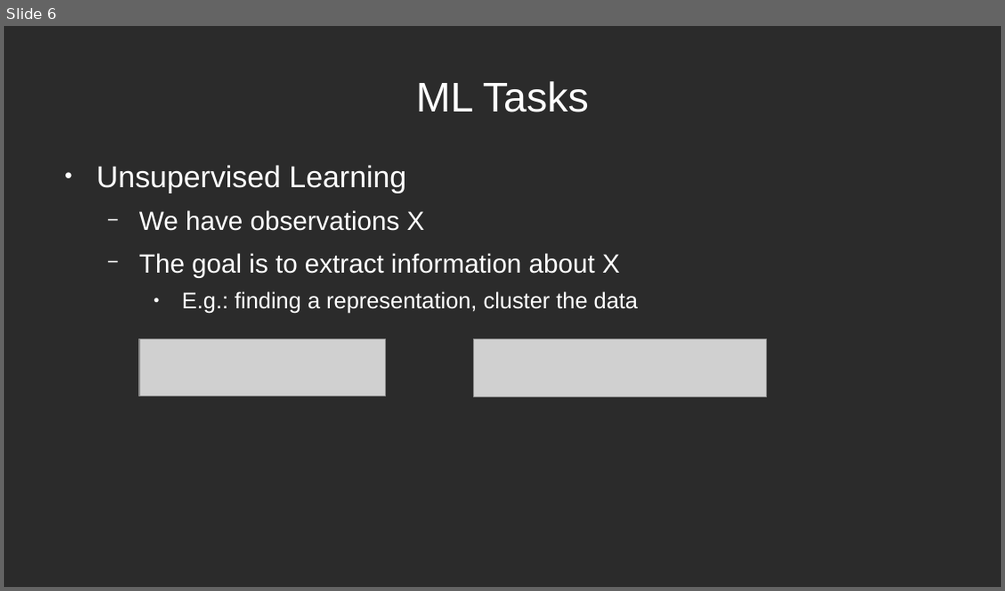
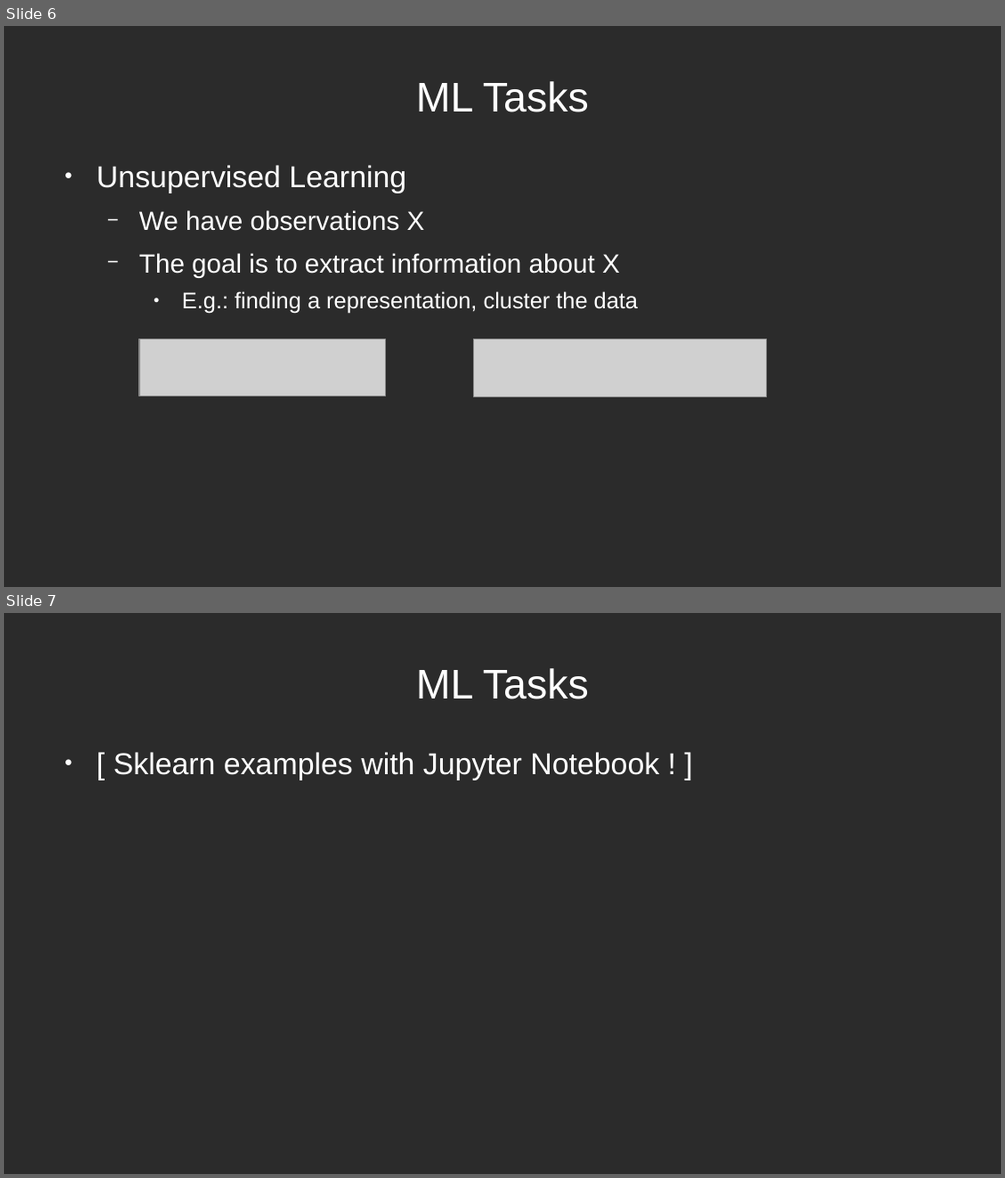
Before and after one commit to main-training/main-training-nilearn-ml, a slide deck: 01_intro_ml_slides.odp. Shown one above the other, each under a label of ours: slide 6 before the commit, slides 6 and 7 after it. The pictures are 1005x591 and 1005x1178 pixels, drawn with LibreOffice and Linux fonts; fonts in the diff are those of the drawing; grey boxes stand for pictures; background and template pictures are left out; a plain dark background stands for a picture behind light text. Boxes give left, top, right and bottom in pixels: in the first picture for what was removed or moved away, otherwise in the second. Text is boxed around its words. In the diff, an @@ line names an element or a change of style, - is before the commit and + after.

```diff
--- a/01_intro_ml_slides.odp
+++ b/01_intro_ml_slides.odp
@@ slide 7 added at (4,613,1001,1174), background picture (left out) @@
@@ title added at (416,668,589,699), 33 pt, text #FFFFFF @@
+ML Tasks
@@ text added at (113,752,659,780), 24 pt, text #FFFFFF @@
+● [ Sklearn examples with Jupyter Notebook ! ]
```
Also in this commit, not shown: 1 slide changed, 6 other slides added, 1 slide removed, 1 other file.
